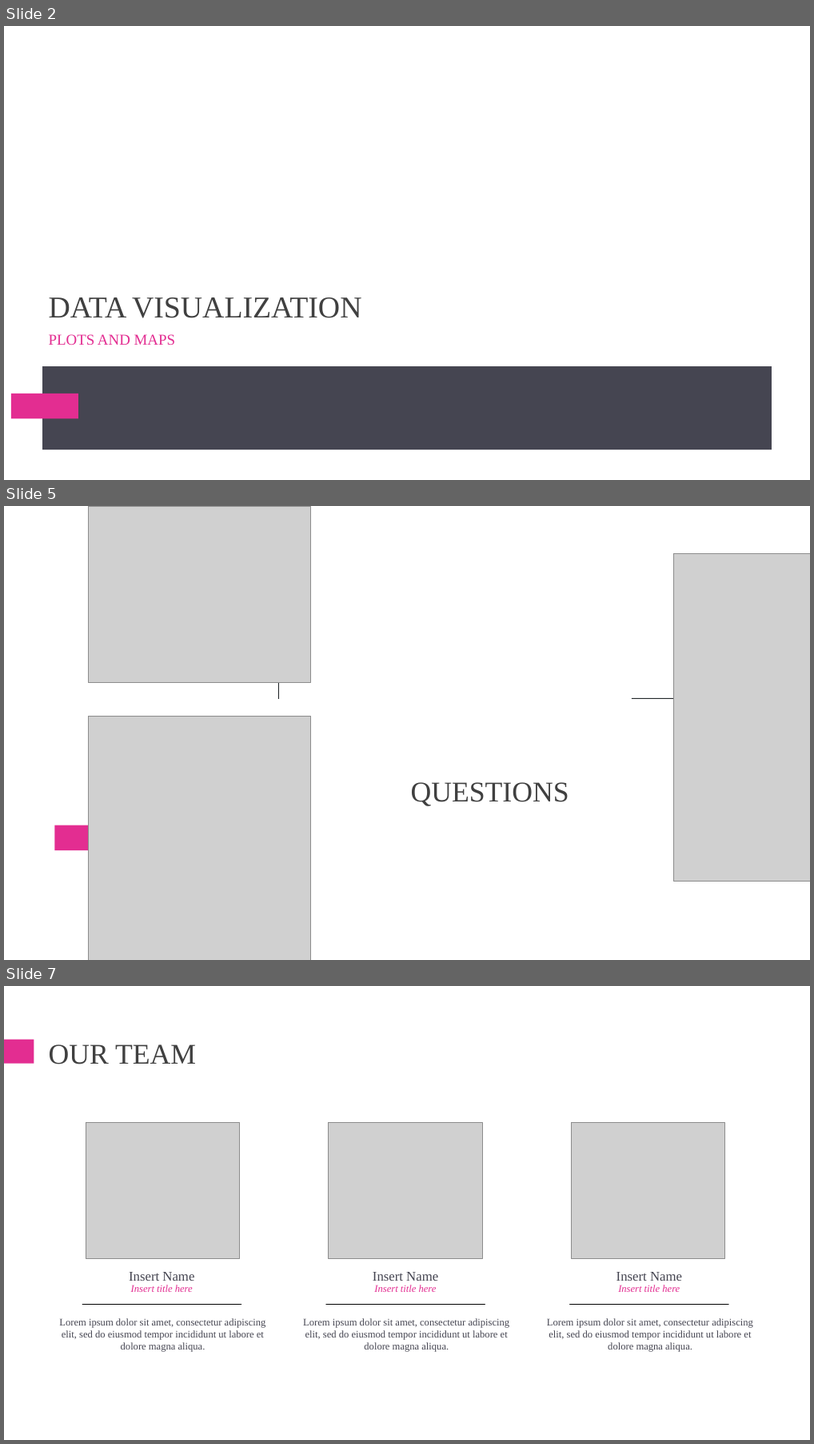
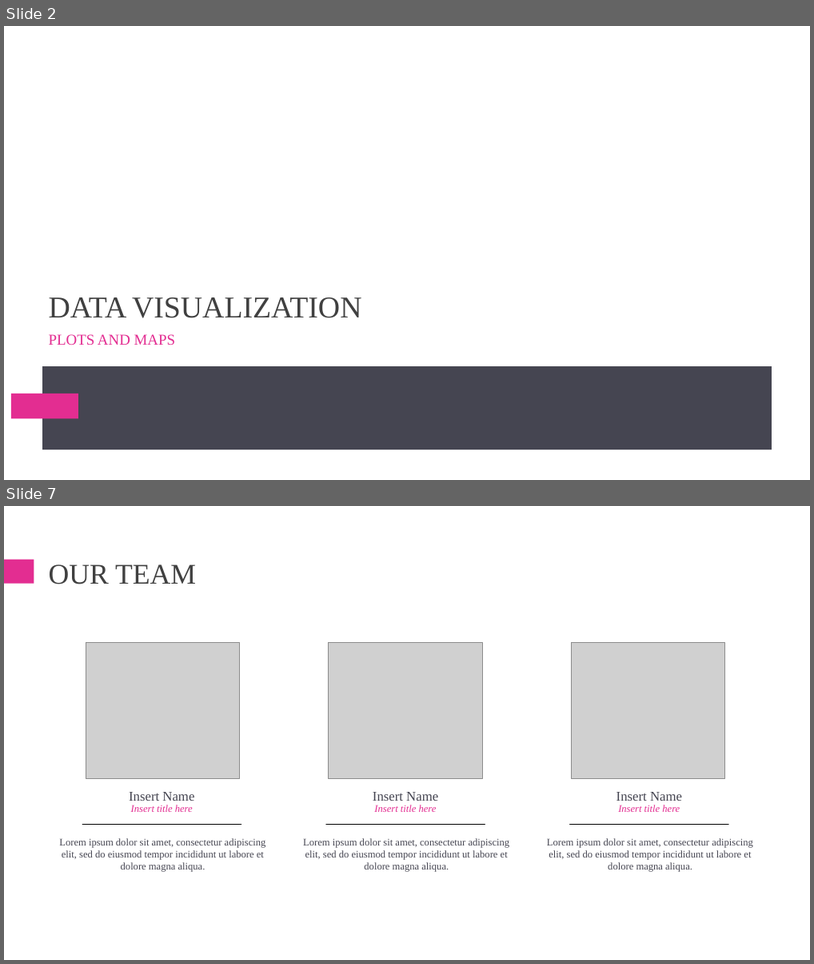
Before and after one commit to gregb23/Project1_Group4, a slide deck: SA/Presentation/project_1_schools_presentation (SA).pptx. Shown one above the other, each under a label of ours: slides 2, 5 and 7 before the commit, slides 2 and 7 after it; the slides between them are not shown. The pictures are 814x1444 and 814x964 pixels, drawn with LibreOffice and Linux fonts; fonts in the diff are those of the drawing; grey boxes stand for pictures. Boxes give left, top, right and bottom in pixels: in the first picture for what was removed or moved away, otherwise in the second. Text is boxed around its words. In the diff, an @@ line names an element or a change of style, - is before the commit and + after.

```diff
--- a/SA/Presentation/project_1_schools_presentation (SA).pptx
+++ b/SA/Presentation/project_1_schools_presentation (SA).pptx
@@ slide 5 removed at (4,506,810,960), background #FFFFFF @@
@@ picture removed at (88,506,310,683) @@
@@ picture removed at (674,553,810,881) @@
@@ rectangle removed at (278,615,279,699) @@
@@ picture removed at (88,716,310,960) @@
@@ rectangle removed at (632,698,716,698) @@
@@ title removed at (411,782,570,806) @@
-QUESTIONS
@@ rectangle removed at (55,825,122,850) @@
```
Also in this commit, not shown: 2 slides changed, 1 slide added, 2 other files.
